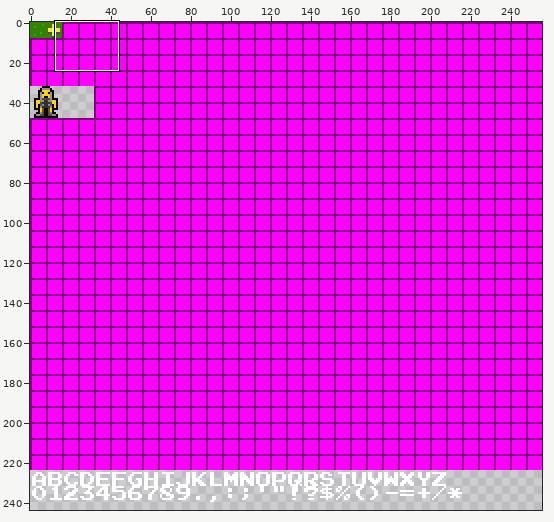
Two states of a sprite sheet, res/spritesheet.png. The first picture is a wide view before the edit; the outline marks the close-up.
Close-up. The starting point:
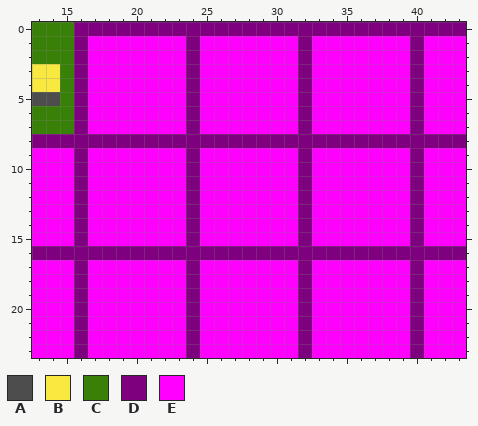
The file is 256x256 pixels. Colours within 5 levels of each other are drawn and written as one. Shown: x 13..43, y 0..23. The wide view leaves out empty margins.
Palette (. is transparent): A #4d4d4d  B #f8e840  C #388008  D #7f007f  E #ff00ff
Pixels before, first column x 13:
 0 CCCDDDDDDDDDDDDDDDDDDDDDDDDDDDD
 1 CCCDEEEEEEEDEEEEEEEDEEEEEEEDEEE
 2 CCCDEEEEEEEDEEEEEEEDEEEEEEEDEEE
 3 BBCDEEEEEEEDEEEEEEEDEEEEEEEDEEE
 4 BBCDEEEEEEEDEEEEEEEDEEEEEEEDEEE
 5 AACDEEEEEEEDEEEEEEEDEEEEEEEDEEE
 6 CCCDEEEEEEEDEEEEEEEDEEEEEEEDEEE
 7 CCCDEEEEEEEDEEEEEEEDEEEEEEEDEEE
 8 DDDDDDDDDDDDDDDDDDDDDDDDDDDDDDD
 9 EEEDEEEEEEEDEEEEEEEDEEEEEEEDEEE
10 EEEDEEEEEEEDEEEEEEEDEEEEEEEDEEE
11 EEEDEEEEEEEDEEEEEEEDEEEEEEEDEEE
12 EEEDEEEEEEEDEEEEEEEDEEEEEEEDEEE
13 EEEDEEEEEEEDEEEEEEEDEEEEEEEDEEE
14 EEEDEEEEEEEDEEEEEEEDEEEEEEEDEEE
15 EEEDEEEEEEEDEEEEEEEDEEEEEEEDEEE
16 DDDDDDDDDDDDDDDDDDDDDDDDDDDDDDD
17 EEEDEEEEEEEDEEEEEEEDEEEEEEEDEEE
18 EEEDEEEEEEEDEEEEEEEDEEEEEEEDEEE
19 EEEDEEEEEEEDEEEEEEEDEEEEEEEDEEE
20 EEEDEEEEEEEDEEEEEEEDEEEEEEEDEEE
21 EEEDEEEEEEEDEEEEEEEDEEEEEEEDEEE
22 EEEDEEEEEEEDEEEEEEEDEEEEEEEDEEE
23 EEEDEEEEEEEDEEEEEEEDEEEEEEEDEEE
The same view after the edit:
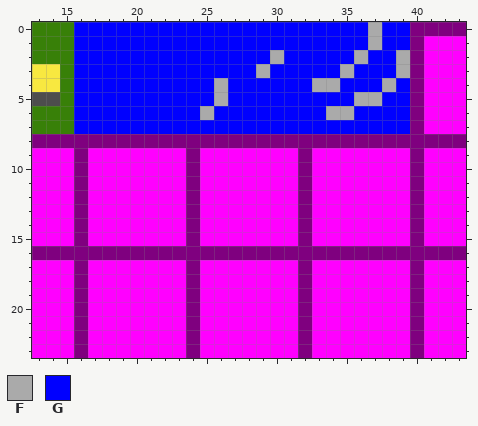
Colours new in this view: F #aaaaaa  G #0000ff
The edit:
{"y":0,"x":16,"old":"DDDDDDDDDDDDDDDDDDDDDDDD","new":"GGGGGGGGGGGGGGGGGGGGGFGG"}
{"y":1,"x":16,"old":"DEEEEEEEDEEEEEEEDEEEEEEE","new":"GGGGGGGGGGGGGGGGGGGGGFGG"}
{"y":2,"x":16,"old":"DEEEEEEEDEEEEEEEDEEEEEEE","new":"GGGGGGGGGGGGGGFGGGGGFGGF"}
{"y":3,"x":16,"old":"DEEEEEEEDEEEEEEEDEEEEEEE","new":"GGGGGGGGGGGGGFGGGGGFGGGF"}
{"y":4,"x":16,"old":"DEEEEEEEDEEEEEEEDEEEEEEE","new":"GGGGGGGGGGFGGGGGGFFGGGFG"}
{"y":5,"x":16,"old":"DEEEEEEEDEEEEEEEDEEEEEEE","new":"GGGGGGGGGGFGGGGGGGGGFFGG"}
{"y":6,"x":16,"old":"DEEEEEEEDEEEEEEEDEEEEEEE","new":"GGGGGGGGGFGGGGGGGGFFGGGG"}
{"y":7,"x":16,"old":"DEEEEEEEDEEEEEEEDEEEEEEE","new":"GGGGGGGGGGGGGGGGGGGGGGGG"}
